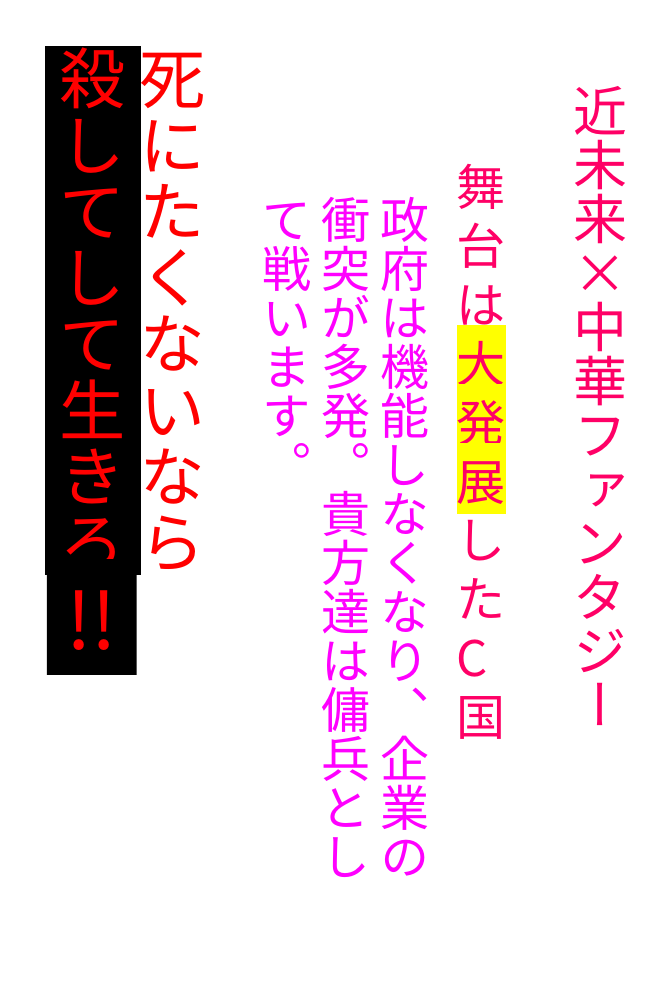
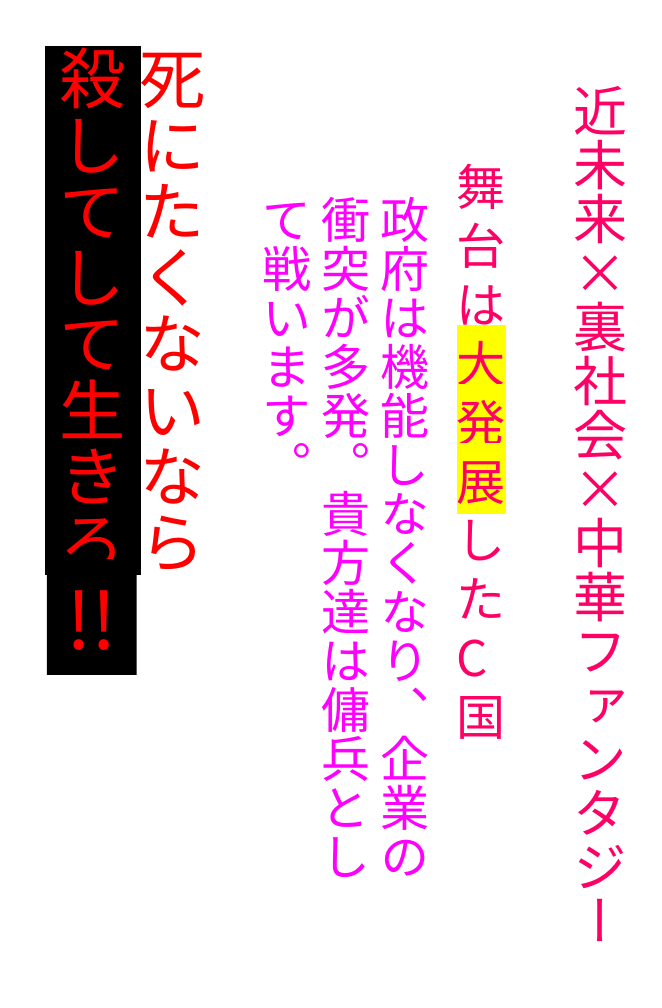
Before and after one commit to nkc20236093/kikaku, a slide deck: slide 1 of 企画書.pptx. Drawn at 662x1008 pixels with LibreOffice and Linux fonts; fonts in the diff are those of the drawing; background and template pictures are left out. Boxes give left, top, right and bottom in pixels: in the first picture for what was removed or moved away, otherwise in the second. Text is boxed around its words. In the diff, an @@ line names an element or a change of style, - is before the commit and + after.

Commit message:
更新

```diff
--- a/企画書.pptx
+++ b/企画書.pptx
@@ text at [574, 86, 628, 941]: text changed @@
-近未来×中華ファンタジー
+近未来×裏社会×中華ファンタジー
```
